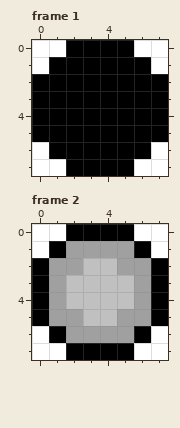
Pixel-art file, stored at assets/sprites/characters/pickups/heal_small_masks.ase. Above, as it was before the edit.
8x8 pixels, 2 frames. Shown: frame 1, frame 2.
Once edited:
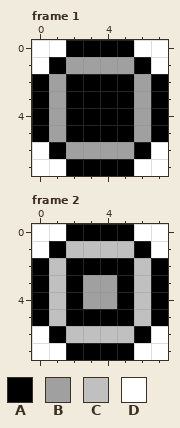
Palette (. is transparent): A #000000  B #a0a0a0  C #c0c0c0  D #ffffff
From old to new:
Frame 1:
y 1: x 2..5 AAAA -> BBBB
y 2..5: x 1 A -> B; x 6 A -> B
y 6: x 2..5 AAAA -> BBBB
Frame 2:
y 1: x 2..5 BBBB -> CCCC
y 2: x 1..6 BBCCBB -> CAAAAC
y 3..4: x 1..6 BCCCCB -> CABBAC
y 5: x 1..6 BBCCBB -> CAAAAC
y 6: x 2..5 BBBB -> CCCC
Where, in picture pixels (left, top, right, bottom), the same in both pictures:
changed: (49, 57, 151, 159)
changed: (49, 241, 151, 343)
